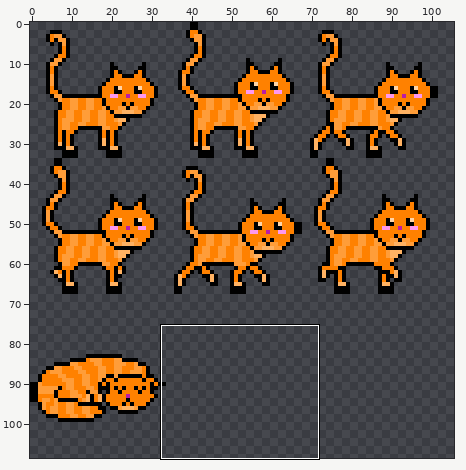
One commit to this sprite sheet: docs/images/cat-sheet0.png. Above: a wide view before the commit, with the close-up outlined.
Close-up. The starting point:
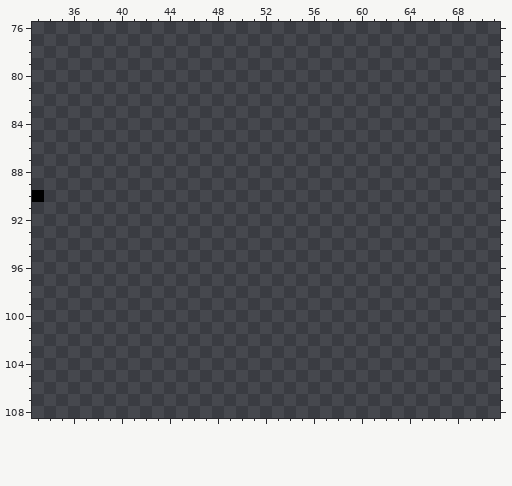
The file is 128x128 pixels. Shown: x 33..71, y 76..108. The wide view leaves out empty margins.
The same view after the edit:
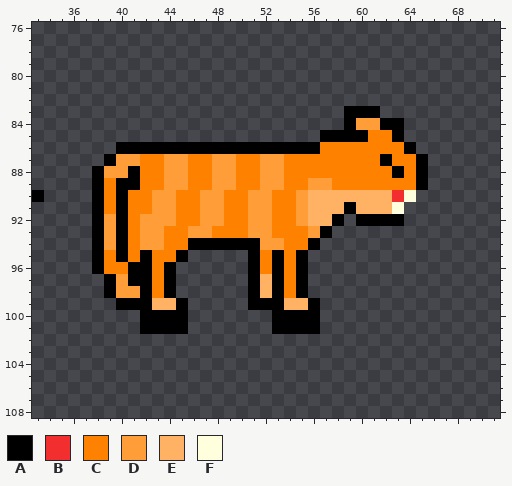
Palette (. is transparent): A #000000  B #f22e2e  C #ff8100  D #ff9d39  E #ffb263  F #ffffde
From old to new:
The edit adds colour A in row 83 at x 59 to 61; in row 84 at x 59 and 62 to 63; in row 85 at x 57 to 60 and 63; in row 86 at x 40 to 56 and 64; in row 87 at x 39, 62 and 65; in row 88 at x 38, 41, 63 and 65.
The edit adds colour A in row 89 at x 38, 40 to 41 and 65; in row 90 at x 38 and 40; in row 91 at x 38, 40 and 59; in row 92 at x 38, 40, 58 and 60 to 63; in row 93 at x 38, 40 and 57; in row 94 at x 38, 40, 46 to 51 and 56.
The edit adds colour A in row 95 at x 38, 40, 42, 45, 51, 53 and 55; in row 96 at x 38, 41 to 42, 44, 51, 53 and 55; in row 97 at x 39, 41 to 42, 44, 51, 53 and 55; in row 98 at x 39, 42, 44, 51, 53 and 55; in row 99 at x 40 to 42, 45, 51 to 53 and 56; in rows 100 to 101 at x 42 to 45 and 53 to 56.
The edit adds colour B in row 90 at x 63.
The edit adds colour C in row 85 at x 61 to 62; in row 86 at x 57 to 63; in row 87 at x 42 to 43, 46 to 47, 50 to 51, 54 to 61 and 63 to 64; in row 88 at x 42 to 43, 46 to 47, 50 to 51, 54 to 62 and 64; in row 89 at x 39, 42 to 43, 46 to 47, 50 to 51, 54 to 55 and 58 to 64; in rows 90 to 91 at x 39, 41 to 42, 45 to 46, 49 to 50 and 53 to 54.
The edit adds colour C in row 92 at x 41, 45 to 46, 49 to 50 and 53 to 54; in row 93 at x 41, 44 to 45, 48 to 50 and 53 to 55; in row 94 at x 41, 44 to 45 and 54 to 55; in row 95 at x 39, 41, 43 to 44, 52 and 54; in row 96 at x 39 to 40, 43, 52 and 54; in rows 97 to 98 at x 43 and 54.
The edit adds colour D in row 84 at x 60 to 61; in row 87 at x 40 to 41, 44 to 45, 48 to 49 and 52 to 53; in row 88 at x 39 to 40, 44 to 45, 48 to 49 and 52 to 53; in row 89 at x 44 to 45, 48 to 49, 52 to 53 and 56 to 57; in rows 90 to 91 at x 43 to 44, 47 to 48, 51 to 52 and 55; in row 92 at x 39, 42 to 44, 47 to 48, 51 to 52 and 55.
The edit adds colour D in row 93 at x 39, 42 to 43, 46 to 47, 51 to 52 and 56; in row 94 at x 39, 42 to 43 and 52 to 53; in row 97 at x 40; in row 98 at x 40 to 41.
The edit adds colour E in row 90 at x 56 to 62; in row 91 at x 56 to 58 and 60 to 62; in row 92 at x 56 to 57; in rows 97 to 98 at x 52; in row 99 at x 43 to 44 and 54 to 55.
The edit adds colour F in row 90 at x 64; in row 91 at x 63.
Pixel boxes of the changes (left, top, right, bottom) in both close-ups:
added: (92, 106, 428, 334)
